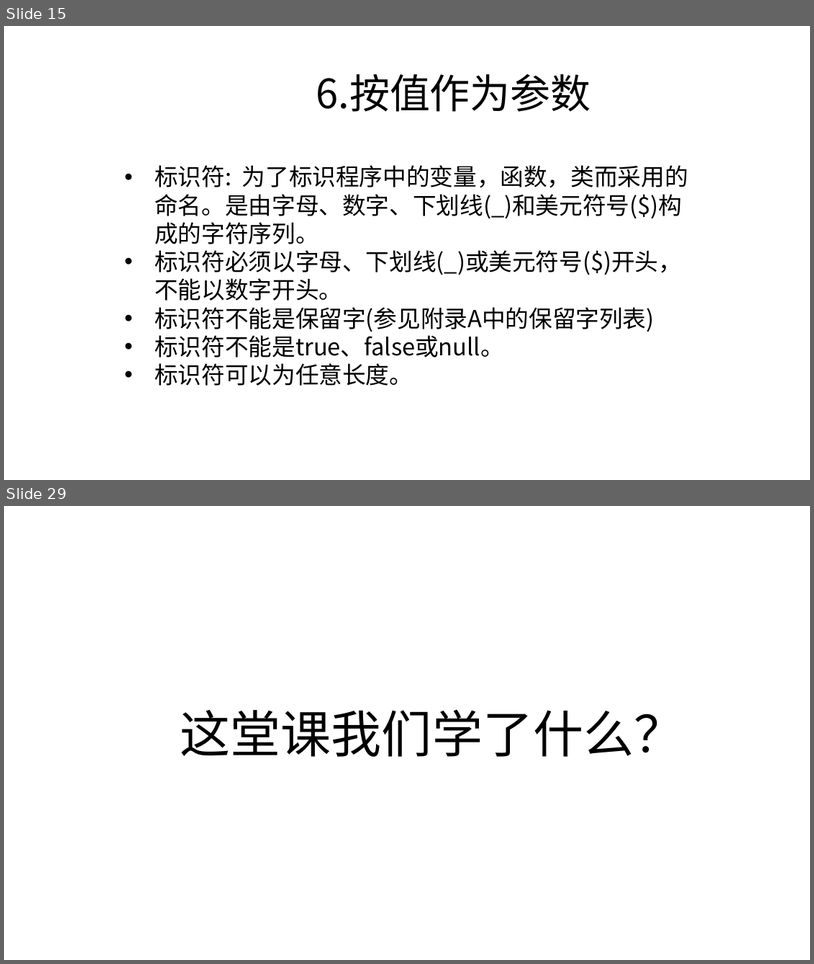
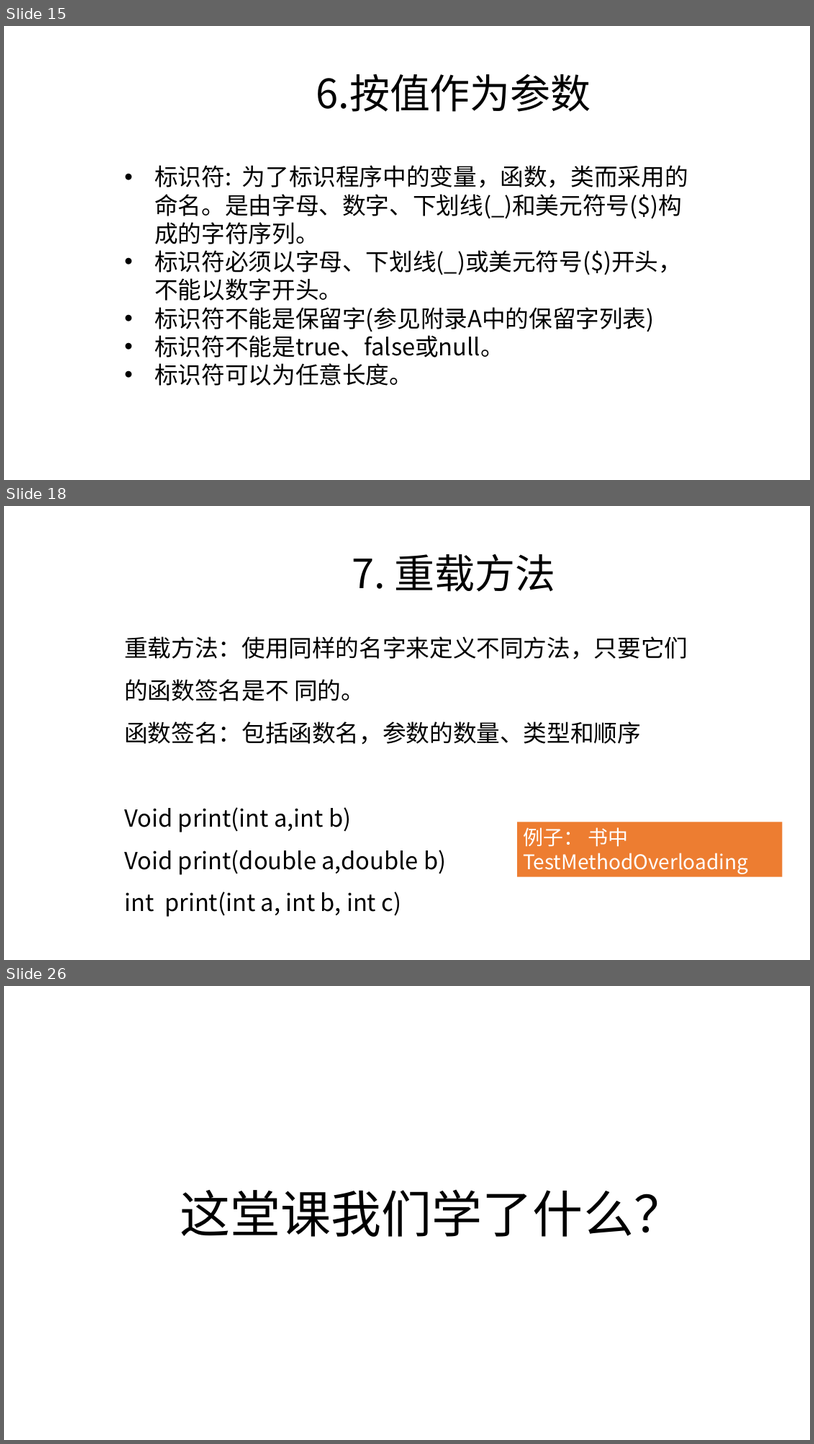
Before and after one commit to zjyesir/hmc_java_1, a slide deck: ppt/2.3 方法.pptx. Shown one above the other, each under a label of ours: slides 15 and 29 before the commit, slides 15, 18 and 26 after it; the slides between them are not shown. The pictures are 814x964 and 814x1444 pixels, drawn with LibreOffice and Linux fonts; fonts in the diff are those of the drawing; background and template pictures are left out. Boxes give left, top, right and bottom in pixels: in the first picture for what was removed or moved away, otherwise in the second. Text is boxed around its words. In the diff, an @@ line names an element or a change of style, - is before the commit and + after.

Commit message:
方法 ppt做好

```diff
--- a/ppt/2.3 方法.pptx
+++ b/ppt/2.3 方法.pptx
@@ slide 18 added at <box>4,506,810,960</box>, background picture (left out) @@
@@ text added at <box>352,554,556,592</box>, 48 pt, text #000000 @@
+7. 重载方法
@@ text added at <box>124,636,688,916</box>, 28 pt, text #000000 @@
+重载方法：使用同样的名字来定义不同方法，只要它们的函数签名是不 同的。
+函数签名：包括函数名，参数的数量、类型和顺序
+Void print(int a,int b)
+Void print(double a,double b)
+int print(int a, int b, int c)
@@ rectangle added at <box>517,822,783,877</box>, fill #ED7D31, 24 pt, text #FFFFFF @@
+例子： 书中 TestMethodOverloading
@@ what was slide 29 is now slide 26 @@
```
Also in this commit, not shown: 2 slides changed, 10 other slides added, 14 slides removed, 2 other files.
